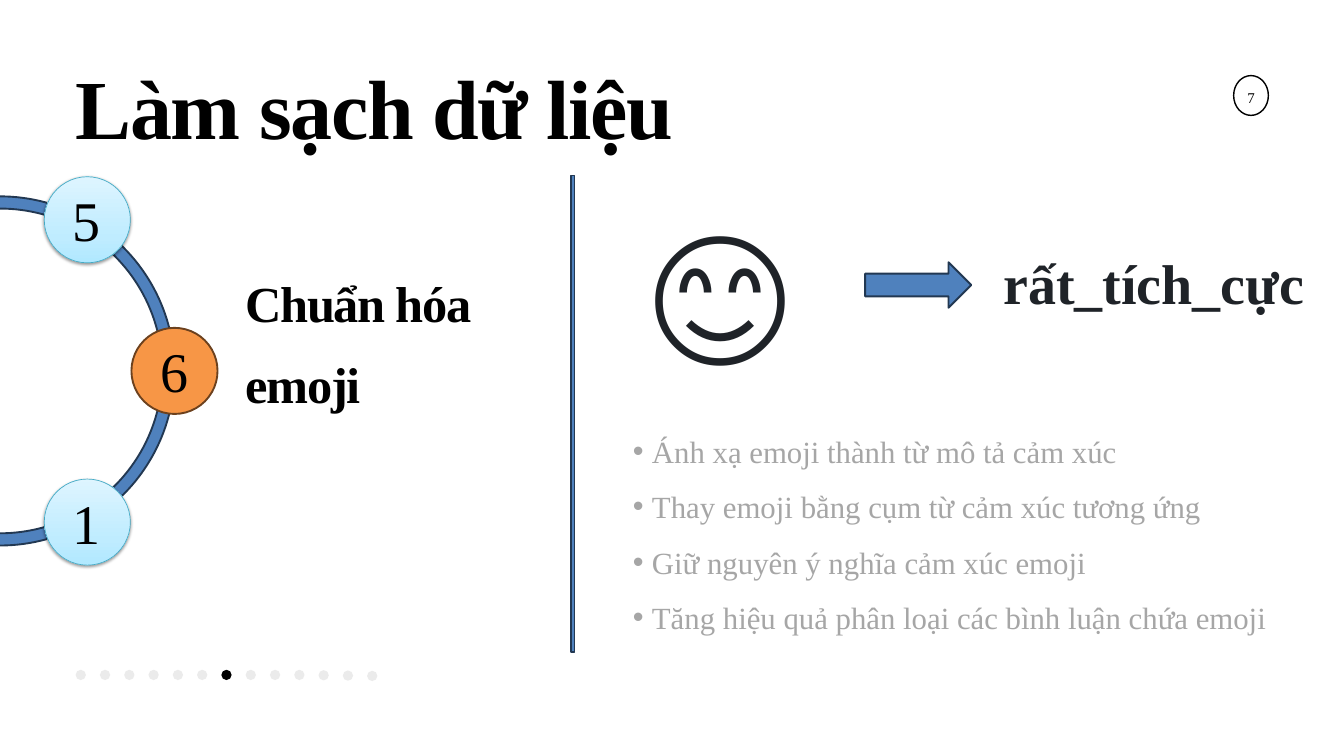
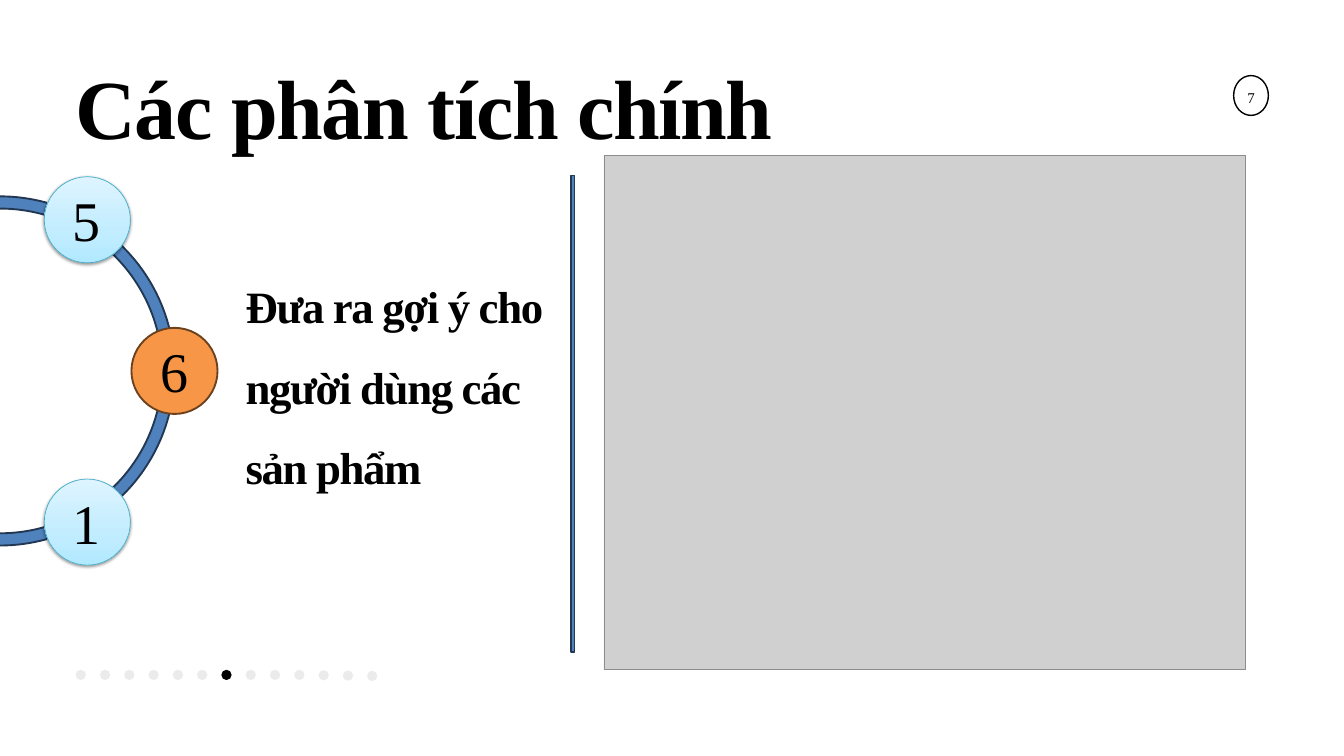
Before and after one commit to provincevu/BigDataFinal, a slide deck: slide 16 of BigDataPresentation.pptx (slide 13 before the commit). Drawn at 1344x756 pixels with LibreOffice and Linux fonts; fonts in the diff are those of the drawing; grey boxes stand for pictures. Boxes give left, top, right and bottom in pixels: in the first picture for what was removed or moved away, otherwise in the second. Text is boxed around its words. In the diff, an @@ line names an element or a change of style, - is before the commit and + after.

```diff
--- a/BigDataPresentation.pptx
+++ b/BigDataPresentation.pptx
@@ text at bbox=[76, 79, 772, 155]: text changed @@
-Làm sạch dữ liệu
+Các phân tích chính
@@ picture added at bbox=[604, 156, 1246, 670] @@
@@ text removed at bbox=[642, 187, 849, 382] @@
-😊
@@ right arrow removed at bbox=[865, 262, 971, 308] @@
@@ text removed at bbox=[1003, 263, 1304, 314] @@
-rất_tích_cực
@@ text removed at bbox=[246, 285, 472, 413] @@
-Chuẩn hóa emoji
@@ text added at bbox=[246, 292, 543, 494], 48 pt, text #000000, bold @@
+Đưa ra gợi ý cho người dùng các sản phẩm
@@ text removed at bbox=[652, 439, 1266, 635] @@
-  • Ánh xạ emoji thành từ mô tả cảm xúc
-  • Thay emoji bằng cụm từ cảm xúc tương ứng
-  • Giữ nguyên ý nghĩa cảm xúc emoji
-  • Tăng hiệu quả phân loại các bình luận chứa emoji
```
Also in this commit, not shown: 7 other slides changed, 5 slides added, 5 slides removed, 11 other files.
